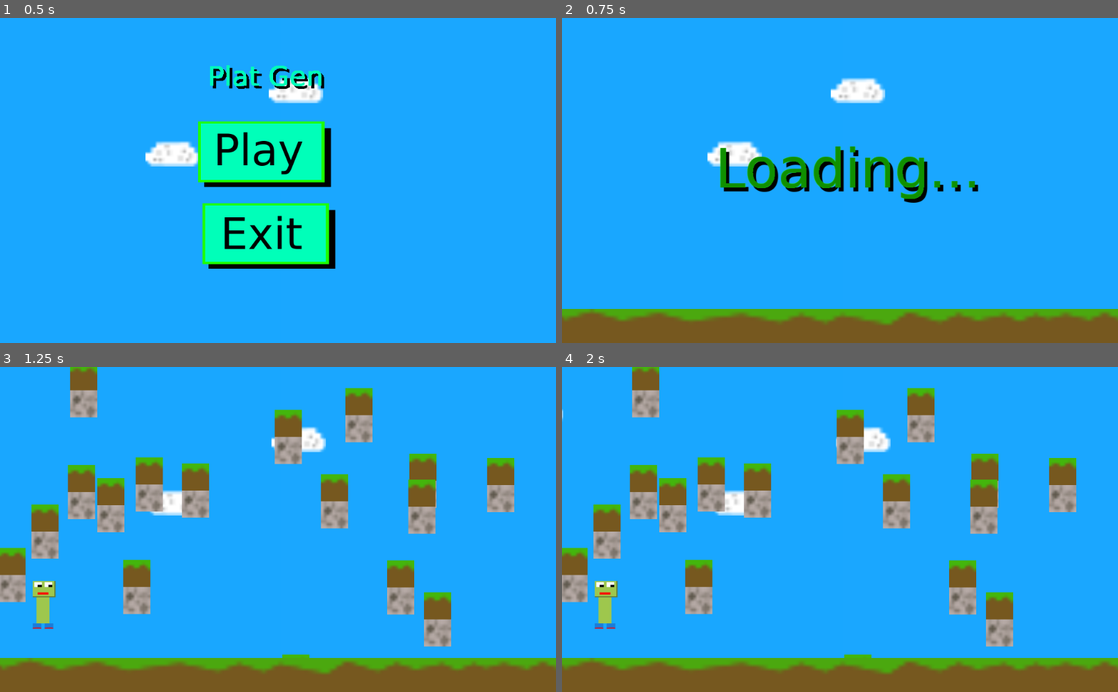
Above: before the commit, frames 1-4 (two rows, left to right).
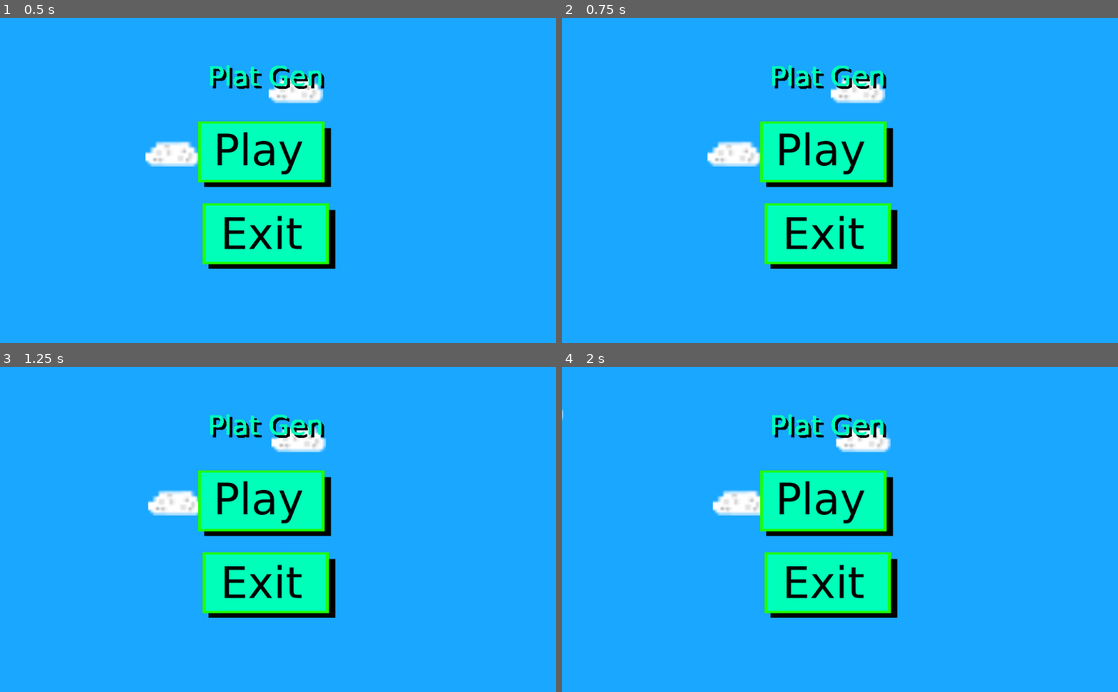
Above: after the commit, the same moments.

Repository: Broken-Lamp-A-Studio/PlatGen
Game: Godot game, scene res://scenes/Menu.tscn
Same seed, same stepped clock (60 frames per second), same inputs: the game is played once before the commit and once after it. Video files are missing from this copy of the repository; at most half a second of black plays in their place.
Inputs (mouse positions are in pixels of both pictures, inside the frame that each line leads up to):
- Up to frame 1 (0.5 s): no input
- Up to frame 2 (0.75 s): click (828, 154) at 0.5 s
- Up to frame 3 (1.25 s): no input
- Up to frame 4 (2 s): click (828, 503) at 1.27 s

Frame 1 is identical in both runs. In frame 2, 22% of the frame differs, in the area x 0-100%, y 14-100%; in frame 3, 33%; in frame 4, 33%, in the area x 0-100%, y 0-100%.
Error before the commit: Invalid get index 'collider1' (on base: 'null instance'). (res://scripts/playerengine.gd:20)

Commit message:
Godot files

Diff:
--- a/scenes/Menu.tscn
+++ b/scenes/Menu.tscn
@@ -9,11 +9,13 @@
 [ext_resource path="res://scripts/Menu/exit.gd" type="Script" id=7]
 [ext_resource path="res://scripts/Menu/Menu.gd" type="Script" id=8]
 [ext_resource path="res://scenes/Maploader.tscn" type="PackedScene" id=9]
+[ext_resource path="res://scripts/VideoPlayer.gd" type="Script" id=10]
 [ext_resource path="res://textures/mapdefault.png" type="Texture" id=11]
 [ext_resource path="res://textures/loading.png" type="Texture" id=12]
 [ext_resource path="res://scenes/player.tscn" type="PackedScene" id=13]
 [ext_resource path="res://scripts/map.gd" type="Script" id=14]
 [ext_resource path="res://scripts/playerengine.gd" type="Script" id=15]
+[ext_resource path="res://videos/ig.webm" type="VideoStream" id=16]
 
 [node name="Menu" type="Node2D"]
 script = ExtResource( 8 )
@@ -84,4 +86,13 @@
 
 [node name="player" parent="playerengine" instance=ExtResource( 13 )]
 position = Vector2( 53.9474, 386.579 )
-script = null
+
+[node name="VideoPlayer" type="VideoPlayer" parent="."]
+margin_right = 1036.0
+margin_bottom = 606.0
+stream = ExtResource( 16 )
+autoplay = true
+script = ExtResource( 10 )
+__meta__ = {
+"_edit_use_anchors_": false
+}
--- /dev/null
+++ b/scripts/VideoPlayer.gd
@@ -0,0 +1,14 @@
+extends VideoPlayer
+
+
+onready var time = OS.get_system_time_secs()
+
+func _ready():
+	self.visible = true
+	set_process(true)
+	set_process_input(true)
+func _process(delta):
+	if(OS.get_system_time_secs() - time > 18 or Input.is_key_pressed(KEY_ESCAPE)):
+		self.visible = false
+		set_process(false)
+		set_process_input(false)
--- a/scripts/playerengine.gd
+++ b/scripts/playerengine.gd
@@ -4,12 +4,14 @@
 var type = false
 onready var time = OS.get_system_time_msecs()
 const SPEED = 0.8
-var GRAVITY = 1
-const JUMP = -4
+var GRAVITY = 0.5
+const JUMP = -5
 var rotate2 = 1
 var g2 = 2
 var ff = 0
 var adder = 0
+var t = 0
+var colliding = false
 func _ready():
 	set_process(false)
 	set_process_input(false)
@@ -17,29 +19,10 @@
 
 
 func _physics_process(delta):
-	if(get_node("KinematicBody2D").collider1 == true or get_node("KinematicBody2D").collider2 == true): #i don't have information about collisions
+	if(colliding == true):
 		if(Input.is_key_pressed(KEY_W) or Input.is_key_pressed(KEY_SPACE)):
 			self.position.y += JUMP
-			g2 = 1
-			ff = 4
-		if(g2 == 1):
-			self.position.y += 1
-		if(g2 == 2):
-			self.position.y -= 1
-		if(g2 == 3):
-			self.position.x -= 1
-		if(g2 == 4):
-			self.position.x += 1
-
-	if(self.position.y >= 60):
-		GRAVITY = 0
-	else:
-		GRAVITY = 1
 	self.position.y += GRAVITY
-	ff -= 1
-	if(ff <= 0):
-		ff = 0
-		g2 = 2
 	if(Input.is_key_pressed(KEY_D)):
 		rotate2 = 1
 		self.position.x += SPEED
@@ -48,6 +31,8 @@
 		rotate2 = 2
 		self.position.x -= SPEED
 		g2 = 3
+	if(self.position.y >= 60):
+		self.position.y -= GRAVITY
 
 
 func _process(delta):
Not shown: 1 places in scenes/Menu.tscn that only renumber resources
Not shown, added: videos/ig.webm
